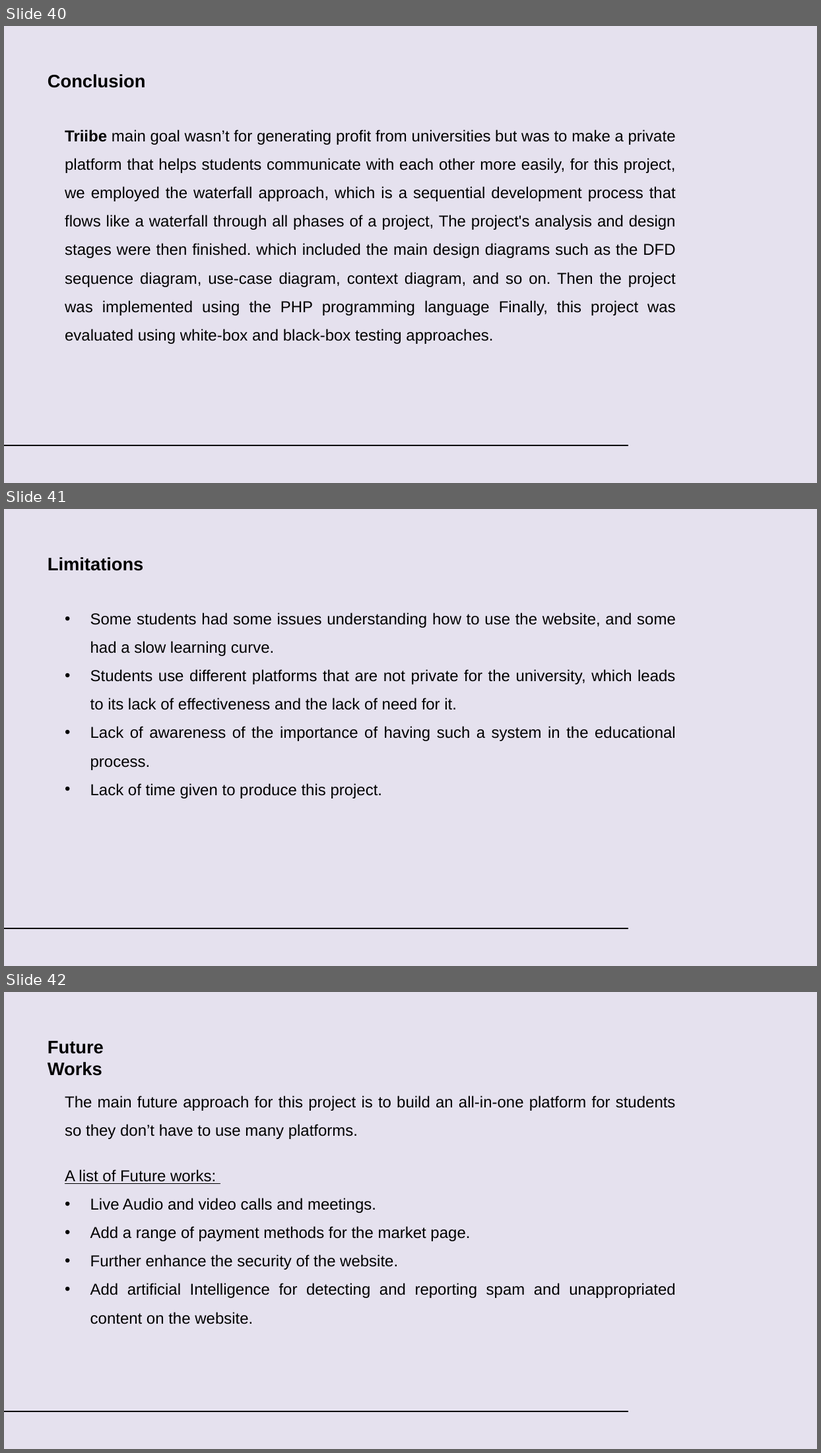
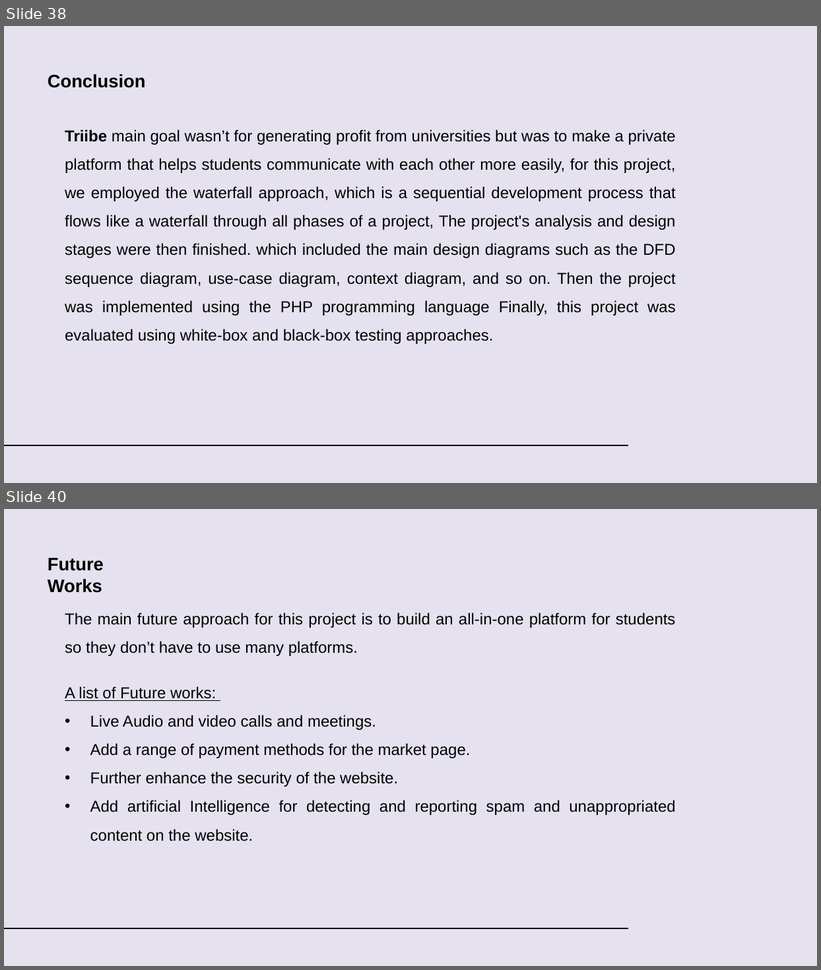
Before and after one commit to RadwanSusan/Triibe, a slide deck: Doc/Doc Files/Triibe.pptx. Shown one above the other, each under a label of ours: slides 40, 41 and 42 before the commit, slides 38 and 40 after it; the slides between them are not shown. The pictures are 821x1453 and 821x970 pixels, drawn with LibreOffice and Linux fonts; fonts in the diff are those of the drawing. Boxes give left, top, right and bottom in pixels: in the first picture for what was removed or moved away, otherwise in the second. Text is boxed around its words. In the diff, an @@ line names an element or a change of style, - is before the commit and + after.

```diff
--- a/Doc/Doc Files/Triibe.pptx
+++ b/Doc/Doc Files/Triibe.pptx
@@ slide 41 removed at (4,509,817,966), background #E5E1EE; not listed: 1 template element that a slide beside it also shows @@
@@ text removed at (48,557,143,571) @@
-Limitations
@@ text removed at (90,613,676,799) @@
-• Some students had some issues understanding how to use the website, and some had a slow learning curve.
-• Students use different platforms that are not private for the university, which leads to its lack of effectiveness and the lack of need for it.
-• Lack of awareness of the importance of having such a system in the educational process.
-• Lack of time given to produce this project.
@@ what was slide 40 is now slide 38 @@
@@ what was slide 42 is now slide 40 @@
```
Also in this commit, not shown: 1 slide changed, 1 slide added, 3 other files.
